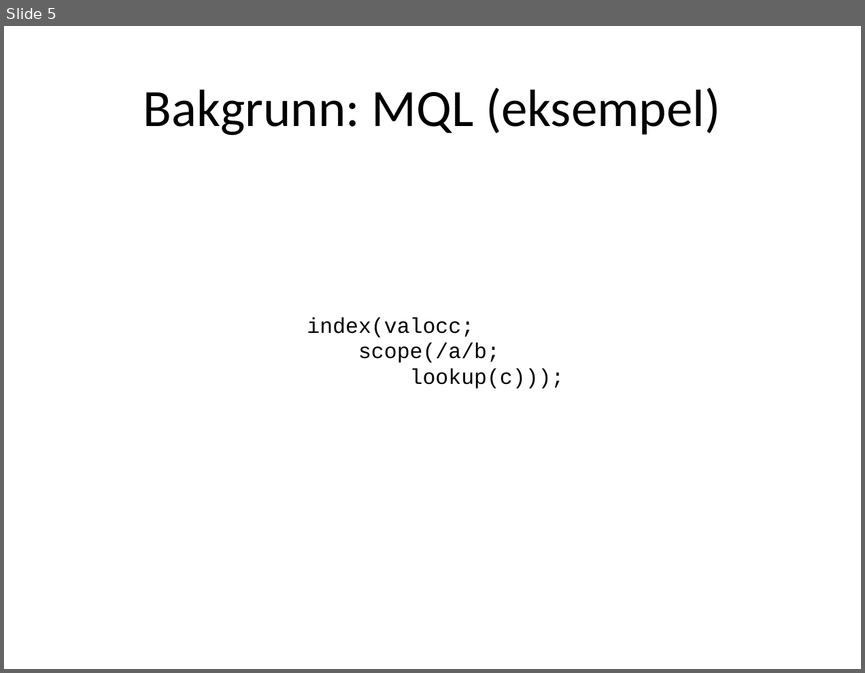
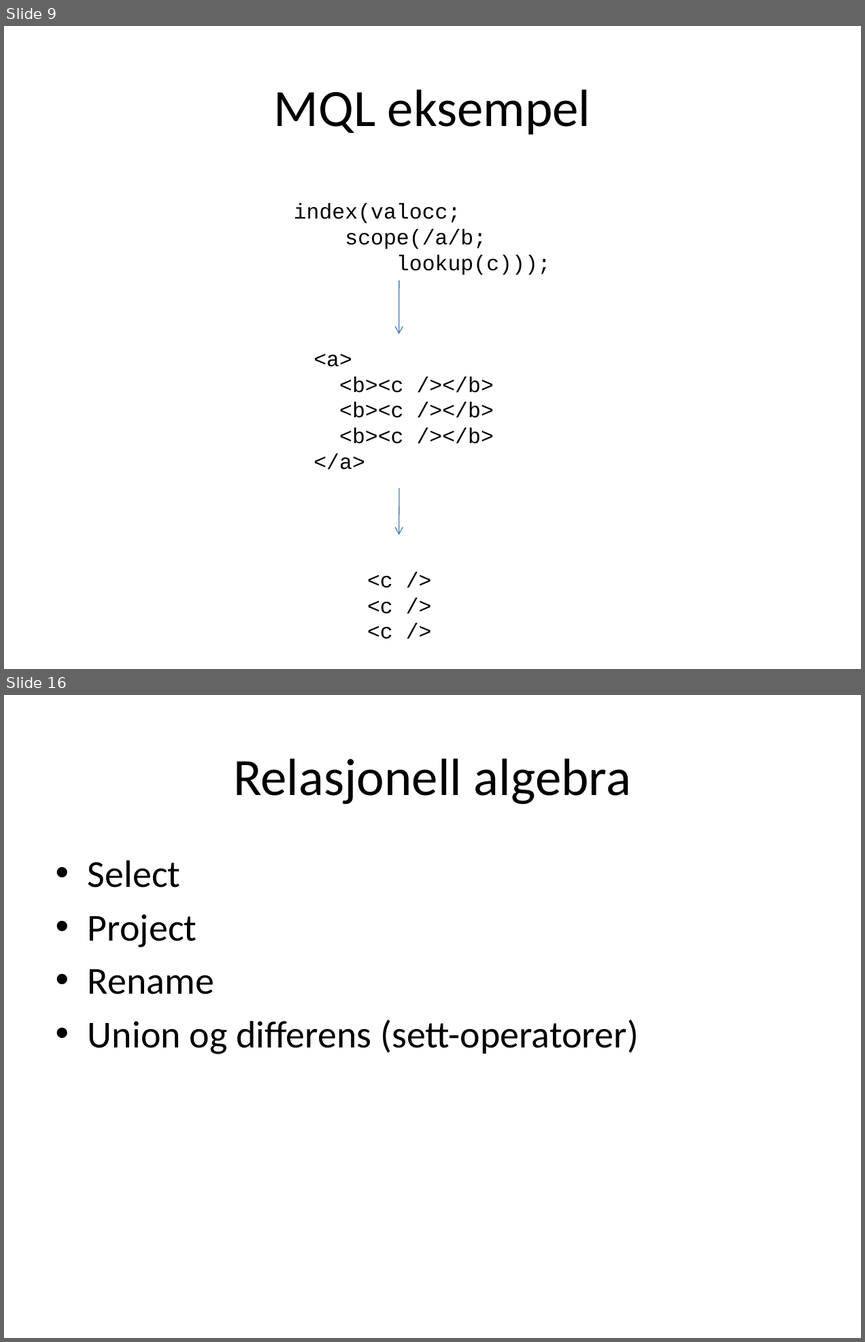
Before and after one commit to andrerav/xqft-parser, a slide deck: XQuery og relasjonell algebra.pptx. Shown one above the other, each under a label of ours: slide 5 before the commit, slides 9 and 16 after it; the slides between them are not shown. The pictures are 865x673 and 865x1342 pixels, drawn with LibreOffice and Linux fonts; fonts in the diff are those of the drawing. Boxes give left, top, right and bottom in pixels: in the first picture for what was removed or moved away, otherwise in the second. Text is boxed around its words. In the diff, an @@ line names an element or a change of style, - is before the commit and + after.

```diff
--- a/XQuery og relasjonell algebra.pptx
+++ b/XQuery og relasjonell algebra.pptx
@@ slide 16 added at (x1=4, y1=695, x2=861, y2=1338), background #FFFFFF @@
@@ title added at (x1=233, y1=758, x2=631, y2=804), 44 pt, text #000000 @@
+Relasjonell algebra
@@ text added at (x1=88, y1=860, x2=638, y2=1054), 32 pt, text #000000 @@
+• Select
+• Project
+• Rename
+• Union og differens (sett-operatorer)
@@ what was slide 5 is now slide 9 @@
@@ slide 9 changed as well @@
@@ title at (x1=274, y1=89, x2=591, y2=135): text changed @@
-Bakgrunn: MQL (eksempel)
+MQL eksempel
@@ text "index(valocc;" moved from (x1=307, y1=317, x2=564, y2=388) to (x1=294, y1=203, x2=551, y2=275) @@
@@ arrow added from (399, 280) to (399, 333), #4B7EBC 0.75 pt @@
@@ text added at (x1=313, y1=354, x2=494, y2=469), 18 pt, text #000000 @@
+<a>
+<b><c /></b>
+<b><c /></b>
+<b><c /></b>
+</a>
@@ arrow added from (399, 488) to (399, 535), #4B7EBC 0.75 pt @@
@@ text added at (x1=367, y1=575, x2=393, y2=639), 18 pt, text #000000 @@
+<c />
+<c />
+<c />
```
Also in this commit, not shown: 5 other slides changed, 21 other slides added.
